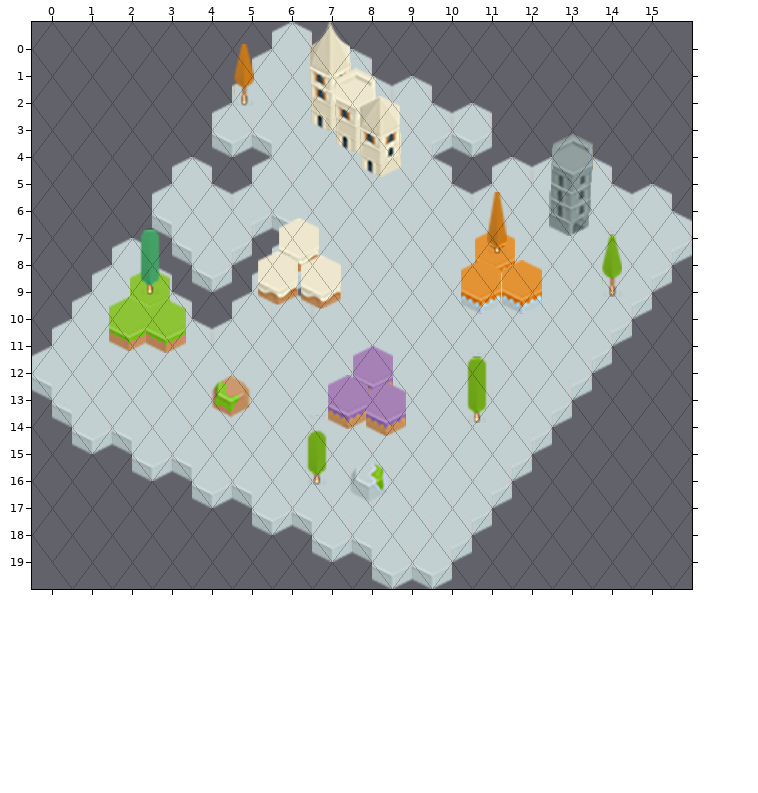
Tiled map: 2DGPProject/Resources/Maps/Title.tmx. The picture above was drawn from the file before the commit.
Cells are 40x54 px. Hexagonal. Every second row is shifted by half a cell. Shown: x 0..15, y 0..19.
The result:
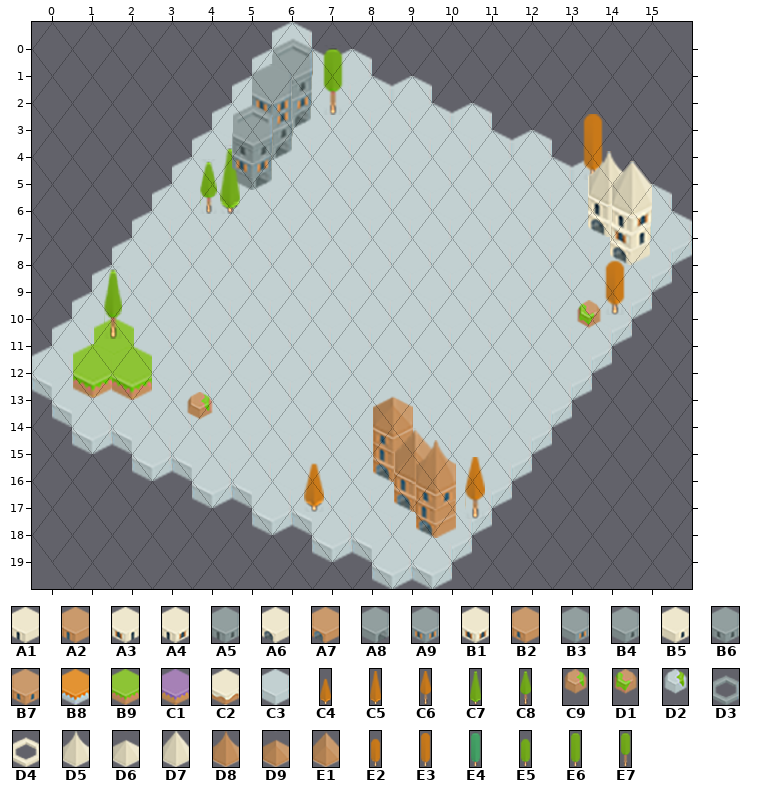
Key: from "buildingWindow": A1 1, A2 3, A3 13, A4 17, A5 20, A6 25, A7 27, A8 28, A9 32, B1 33, B2 39, B3 40, B4 48, B5 49, B6 52, B7 55; from "fullTiles": B8 0, B9 4, C1 8, C2 12, C3 17; from "pineTiles": C4 0, C5 1, C6 2, C7 7, C8 8; from "rockTiles": C9 1, D1 2, D2 5; from "roofTiles": D3 0, D4 6, D5 7, D6 9, D7 11, D8 19, D9 20, E1 22; from "treeTiles": E2 0, E3 1, E4 4, E5 9, E6 10, E7 11.
__ is an empty cell.
Objects are placed by their top-left corner, in cells (3,4 is the top-left corner of cell 3,4); size is 1x1 cell unless given.
The exact change:
Changed rows in their new state; .. is an unchanged cell.
Layer "Tile Layer 1":
first column x 2:
 4 .. .. C3 C3 .. .. .. .. C3 C3 C3
 5 .. .. C3 .. .. .. .. .. C3 .. ..
 7 C3 .. .. C3 .. .. .. .. .. .. ..
 8 .. C3 .. C3 .. .. .. .. .. .. ..
 9 .. C3 C3 .. C3 .. .. .. .. .. ..
10 .. .. C3 .. .. .. .. .. .. .. ..
Layer "Object Layer 1":
added: E7 at 7.2,0.9 size 0.6x2.6
added: A8 at 6,2 size 1x2
added: A8 at 5.5,3.1 size 1x2
added: E3 at 13.8,3.3 size 0.6x2.6
added: A8 at 5,4.2 size 1x2
added: C7 at 4.7,4.6 size 0.5x2.6
added: C8 at 4.2,5.1 size 0.4x2
added: A6 at 13.9,6 size 1x2
added: A6 at 14.4,7 size 1x2
added: E2 at 14.3,8.3 size 0.6x2.6
added: D1 at 13.6,10.3 size 0.7x1.5
added: B9 at 1.6,11 size 1x2
added: B9 at 1,11.9 size 1x2
added: B9 at 2,12 size 1x2
added: C9 at 3.9,13.7 size 0.7x1.5
added: A7 at 8.5,15 size 1x2
added: A7 at 9.1,16.1 size 1x2
added: C4 at 6.8,15.7 size 0.5x2.4
added: C6 at 10.8,16 size 0.5x2.4
added: A7 at 9.6,17.1 size 1x2
removed: C6 at 5,0.7 size 0.5x2.4
removed: A1 at 7,2.1 size 1x2
removed: A1 at 7.6,2.9 size 1x2
removed: A1 at 8.2,3.7 size 1x2
removed: A8 at 12.9,5.9 size 1x2
removed: C2 at 6.2,7.3 size 1x2
removed: B8 at 11.1,7.7 size 1x2
removed: C8 at 14.2,7.7 size 0.5x2.4
removed: C2 at 5.7,8.5 size 1x2
removed: C2 at 6.7,8.6 size 1x2
removed: B8 at 10.7,8.8 size 1x2
removed: B8 at 11.8,8.8 size 1x2
removed: B9 at 2.5,9.1 size 1x2
removed: B9 at 1.9,10.2 size 1x2
removed: B9 at 2.9,10.3 size 1x2
removed: C1 at 8,12 size 1x2
removed: E6 at 10.8,12.3 size 0.6x2.6
removed: C1 at 7.4,13.1 size 1x2
removed: D1 at 4.5,13.1 size 1.1x2.2
removed: C1 at 8.3,13.3 size 1x2
removed: E5 at 6.8,14.6 size 0.6x2.6
removed: D2 at 7.9,16.3 size 1.1x2.2
Layer "Object Layer 2":
added: B3 at 6,1.4 size 1x2
added: B4 at 5.5,2.6 size 1x2
added: A9 at 5,3.8 size 1x2
added: A1 at 13.9,5.3 size 1x2
added: A3 at 14.5,6.4 size 1x2
added: C8 at 1.8,9 size 0.5x2.7
added: A2 at 8.5,14.4 size 1x2
added: A2 at 9.1,15.6 size 1x2
added: A2 at 9.6,16.6 size 1x2
removed: B5 at 7,1.6 size 1x2
removed: B5 at 7.6,2.4 size 1x2
removed: B5 at 8.2,3.3 size 1x2
removed: A5 at 13,5.4 size 1x2
removed: C5 at 11.4,6.1 size 0.5x2.4
removed: E4 at 2.7,7.5 size 0.6x2.6
Layer "Object Layer 3":
added: B4 at 6,0.9 size 1x2
added: B3 at 5.5,2 size 1x2
added: B6 at 5,3.2 size 1x2
added: D5 at 13.9,4.8 size 1x2.1
added: A4 at 14.5,5.8 size 1x2
added: B2 at 8.5,13.9 size 1x2
added: E1 at 9.1,15 size 1x2.1
added: B7 at 9.6,16 size 1x2
removed: B1 at 7,1.1 size 1x2
removed: B1 at 7.6,1.9 size 1x2
removed: B1 at 8.2,2.7 size 1x2
removed: A5 at 13,4.9 size 1x2
Layer "Object Layer 4":
added: D3 at 6,0.3 size 1x2.1
added: A9 at 5.5,1.6 size 1x2
added: D3 at 5,2.7 size 1x2.1
added: D7 at 14.5,5.1 size 1x2.1
added: D9 at 8.5,13.4 size 1x2.1
added: D8 at 9.6,15.5 size 1x2.1
removed: B1 at 7,0.6 size 1x2
removed: D4 at 7.6,1.3 size 1x2.1
removed: D6 at 8.2,2.3 size 1x2.1
removed: A5 at 13,4.3 size 1x2
Layer "Object Layer 5":
removed: D5 at 7,0 size 1x2.1
removed: D3 at 13,3.8 size 1x2.1
Changed places in both pictures, as pixel boxes (x1, y1, x2, y2):
changed: (73, 22, 652, 538)
